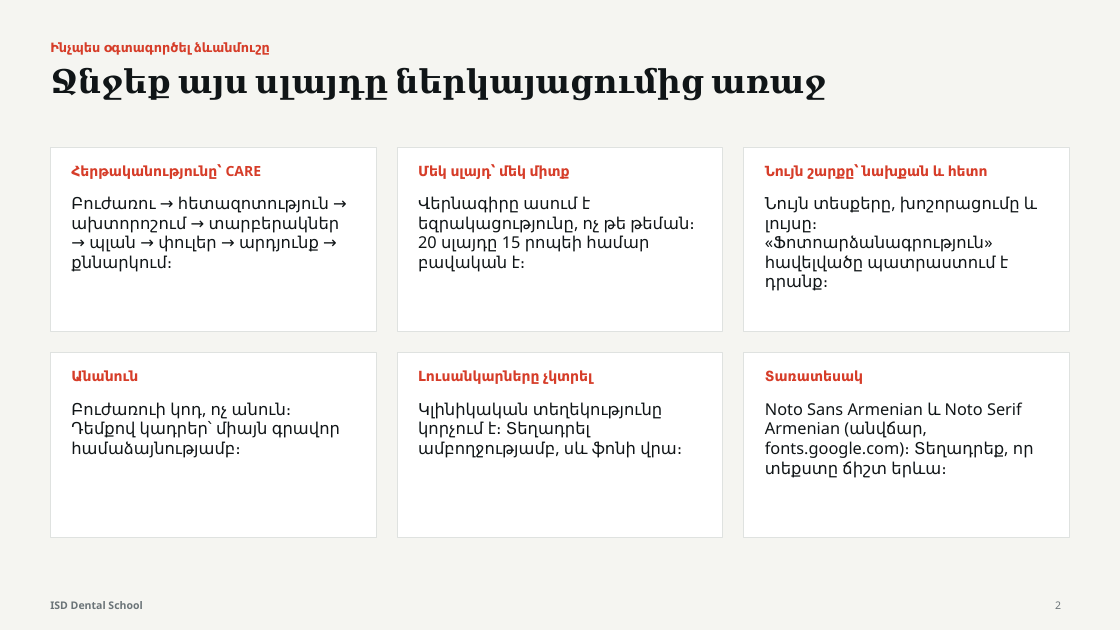
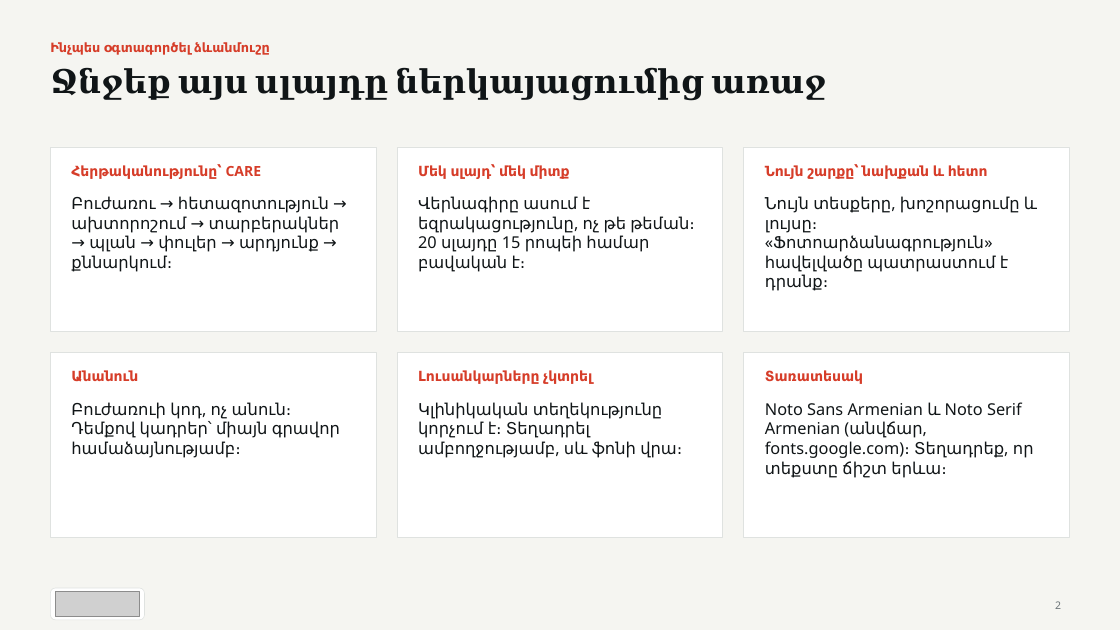
Before and after one commit to AvagHovhannisyann/Hello, a slide deck: slide 2 of assets/ISD_Case_Presentation_Template.pptx. Drawn at 1120x630 pixels with LibreOffice and Linux fonts; fonts in the diff are those of the drawing; grey boxes stand for pictures. Boxes give left, top, right and bottom in pixels: in the first picture for what was removed or moved away, otherwise in the second. Text is boxed around its words. In the diff, an @@ line names an element or a change of style, - is before the commit and + after.

```diff
--- a/assets/ISD_Case_Presentation_Template.pptx
+++ b/assets/ISD_Case_Presentation_Template.pptx
@@ rounded rectangle added at (50, 588, 145, 620), fill #FFFFFF, outline #DFE2E0 0.5 pt @@
@@ picture added at (55, 592, 139, 617) @@
@@ text removed at (50, 601, 142, 609) @@
-ISD Dental School
```
Also in this commit, not shown: 17 other slides changed, 16 other files.
